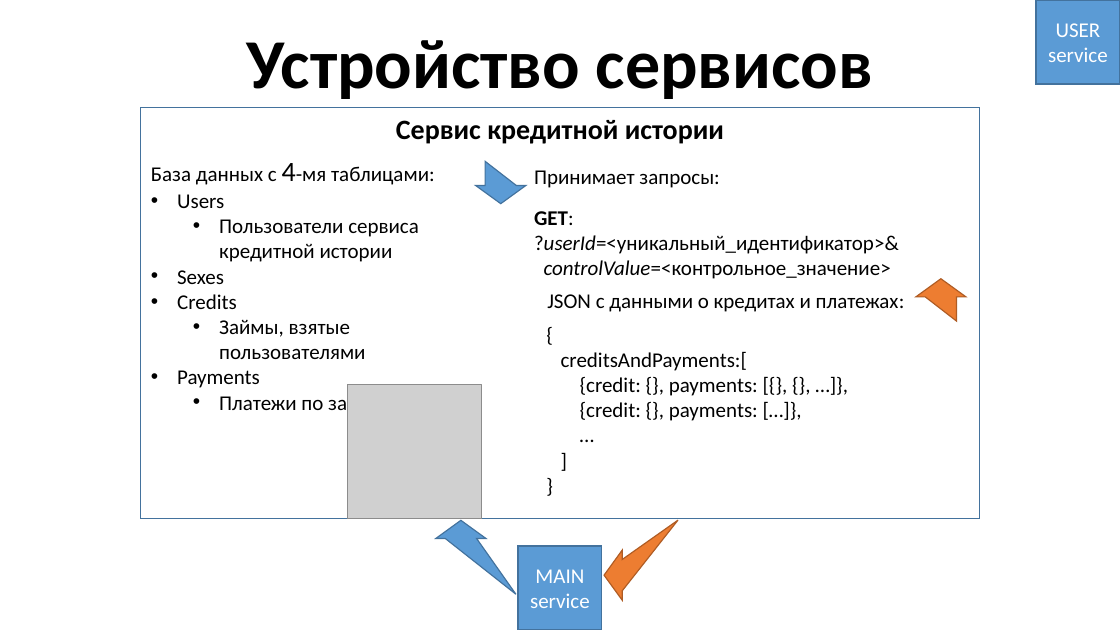
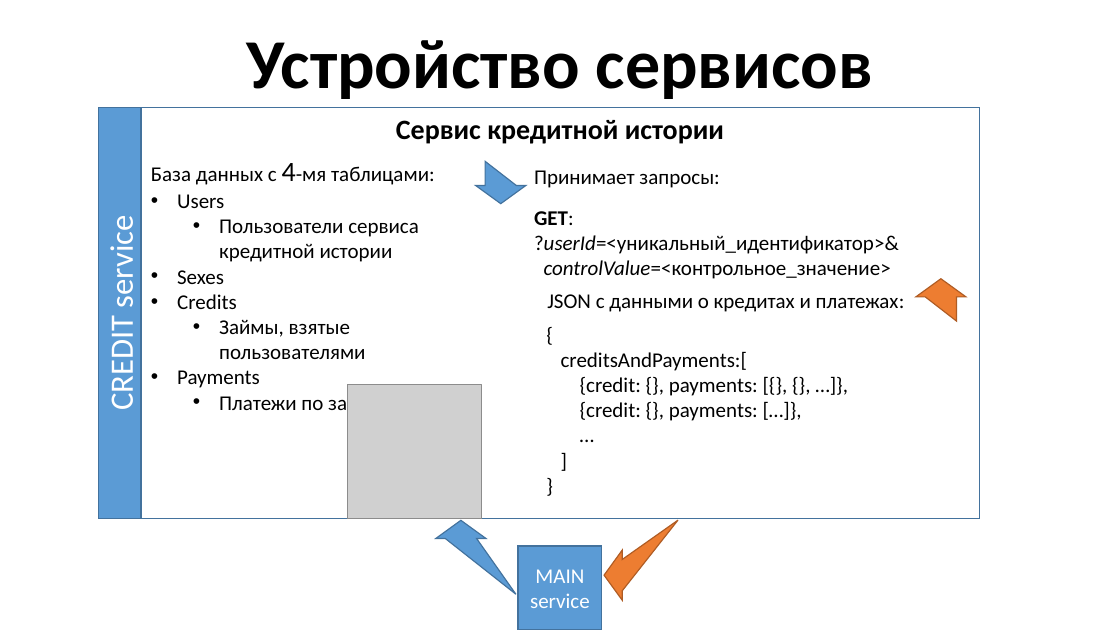
Before and after one commit to YoungTeurus/CreditAndUserServices, a slide deck: slide 7 of docs/Java 3 - presentation (without animation).pptx. Drawn at 1120x630 pixels with LibreOffice and Linux fonts; fonts in the diff are those of the drawing; grey boxes stand for pictures. Boxes give left, top, right and bottom in pixels: in the first picture for what was removed or moved away, otherwise in the second. Text is boxed around its words. In the diff, an @@ line names an element or a change of style, - is before the commit and + after.

```diff
--- a/docs/Java 3 - presentation (without animation).pptx
+++ b/docs/Java 3 - presentation (without animation).pptx
@@ rectangle removed at [1036, 0, 1120, 84] @@
-USER
-service
@@ rectangle added at [99, 107, 142, 519], fill #5B9BD5, outline #43739E 1 pt, 28 pt, text #FFFFFF @@
+CREDIT service
```
Also in this commit, not shown: 8 other slides changed, 3 slides added, 2 other files.
